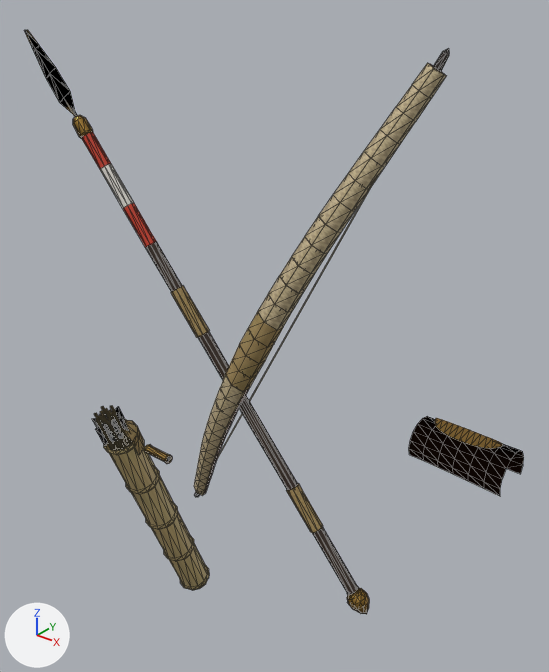
An edit to the glTF model public/models/hero/kit/stowkit-v0.glb, drawn before and after from the same camera.
Both versions are drawn from a 50 mm lens placed at (0.941, -0.984, 2.162), pointed at (0.021, 0.166, 1.45). Lighting does not change. The marker at lower left points along +X, +Y and +Z. The picture after the commit comes second. Mesh edges are drawn as thin lines. Vertices at exactly the same position are counted once.

Objects in the first picture: 'StowKit_v0'.
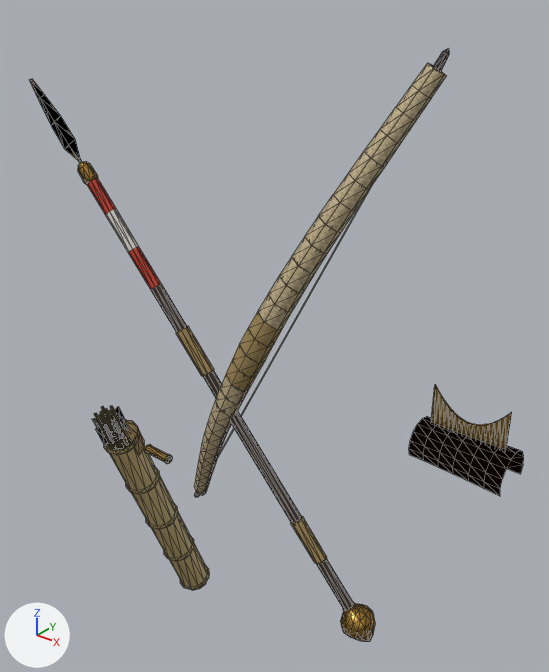
Pixel boxes [x1, y1, x2, y2] of what changed, in the pictures (549 x 672 px; the box of a moved part takes in the faces that stretch with it):
'StowKit_v0', reshaped: before [25, 30, 524, 614]; after [30, 49, 524, 642]
part 1 of me_stowkit_v0, moved or reshaped: before [286, 483, 323, 533]; after [291, 516, 327, 564]
part 2 of me_stowkit_v0, moved or reshaped: before [198, 331, 297, 490]; after [203, 370, 302, 523]
part 3 of me_stowkit_v0, moved or reshaped: before [171, 286, 209, 337]; after [176, 326, 214, 376]
part 4 of me_stowkit_v0, moved or reshaped: before [82, 132, 182, 292]; after [87, 178, 187, 333]
part 5 of me_stowkit_v0, moved or reshaped: before [73, 115, 93, 139]; after [78, 162, 98, 185]
part 6 of me_stowkit_v0, moved or reshaped: before [25, 30, 77, 117]; after [30, 79, 83, 164]
part 7 of me_stowkit_v0, added (brown): after [340, 602, 375, 642]
part 8 of me_stowkit_v0, added (brown): after [431, 384, 512, 450]
part 9 of me_stowkit_v0, added: after [317, 558, 353, 610]
part 10 of me_stowkit_v0, deleted (brown): before [347, 586, 369, 614]
part 11 of me_stowkit_v0, deleted (brown): before [435, 418, 503, 449]
part 12 of me_stowkit_v0, deleted: before [313, 527, 358, 594]

Edits to the bpy script that builds the scene:
```text
Change me_stowkit_v0:
    used by ob_stowkit_v0; location = (0.0, 0.0, 0.0)
    remove me_stowkit_v0.from_pydata(...)  # 1216 vertices, 1625 faces; spans x -0.619..0.608, y -0.176..0.296, z 0.59..2.037
    add me_stowkit_v0.from_pydata(...)  # 1280 vertices, 1745 faces; spans x -0.611..0.608, y -0.176..0.296, z 0.59..2.037
    me_stowkit_v0 part 1: the loose piece of 16 vertices spanning x 0.035..0.13, y 0.182..0.227, z 0.937..1.055 is multiplied about its middle by the matrix ((1.0, -0.009, 0.0), (0.009, 1.0, -0.013), (0.0, 0.013, 1.0)), then moved by (0.007, 0.01, -0.1)
    me_stowkit_v0 part 2: the loose piece of 16 vertices spanning x -0.198..0.061, y 0.145..0.214, z 1.037..1.402 is multiplied about its middle by the matrix ((1.0, -0.009, 0.0), (0.009, 1.0, -0.013), (0.0, 0.013, 1.0)), then moved by (0.008, 0.005, -0.101)
    me_stowkit_v0 part 3: the loose piece of 16 vertices spanning x -0.267..-0.172, y 0.132..0.177, z 1.385..1.503 is multiplied about its middle by the matrix ((1.0, -0.009, 0.0), (0.009, 1.0, -0.013), (0.0, 0.013, 1.0)), then moved by (0.008, 0.001, -0.101)
    me_stowkit_v0 part 4: the loose piece of 40 vertices spanning x -0.486..-0.241, y 0.097..0.163, z 1.485..1.829 is multiplied about its middle by the matrix ((1.0, -0.009, 0.0), (0.009, 1.0, -0.013), (0.0, 0.013, 1.0)), then moved by (0.008, -0.003, -0.101)
    me_stowkit_v0 part 5: the loose piece of 32 vertices spanning x -0.508..-0.462, y 0.092..0.129, z 1.813..1.864 is moved by (0.008, -0.006, -0.102)
    me_stowkit_v0 part 6: the loose piece of 18 vertices spanning x -0.619..-0.499, y 0.083..0.112, z 1.858..2.036 is multiplied about its middle by the matrix ((1.0, -0.009, 0.0), (0.009, 1.0, -0.013), (0.0, 0.013, 1.0)), then moved by (0.008, -0.008, -0.102)
    me_stowkit_v0 part 7: a new loose piece of 86 vertices spanning x 0.183..0.27, y 0.197..0.286, z 0.64..0.74, in mat_mi_kit_v0
    me_stowkit_v0 part 8: a new loose piece of 68 vertices spanning x 0.454..0.59, y 0.051..0.059, z 1.455..1.531, in mat_mi_kit_v0
    me_stowkit_v0 part 9: a new loose piece of 16 vertices spanning x 0.111..0.213, y 0.207..0.251, z 0.723..0.854, in mat_mi_kit_v0
    me_stowkit_v0 part 10: the loose piece of 62 vertices spanning x 0.202..0.258, y 0.204..0.255, z 0.74..0.807 is deleted
    me_stowkit_v0 part 11: the loose piece of 26 vertices spanning x 0.461..0.583, y 0.025..0.062, z 1.463..1.466 is deleted
    me_stowkit_v0 part 12: 16 vertices removed from x 0.104..0.228, y 0.196..0.242, z 0.79..0.954
    other edits to the shape of me_stowkit_v0 do not show in these pictures
```
